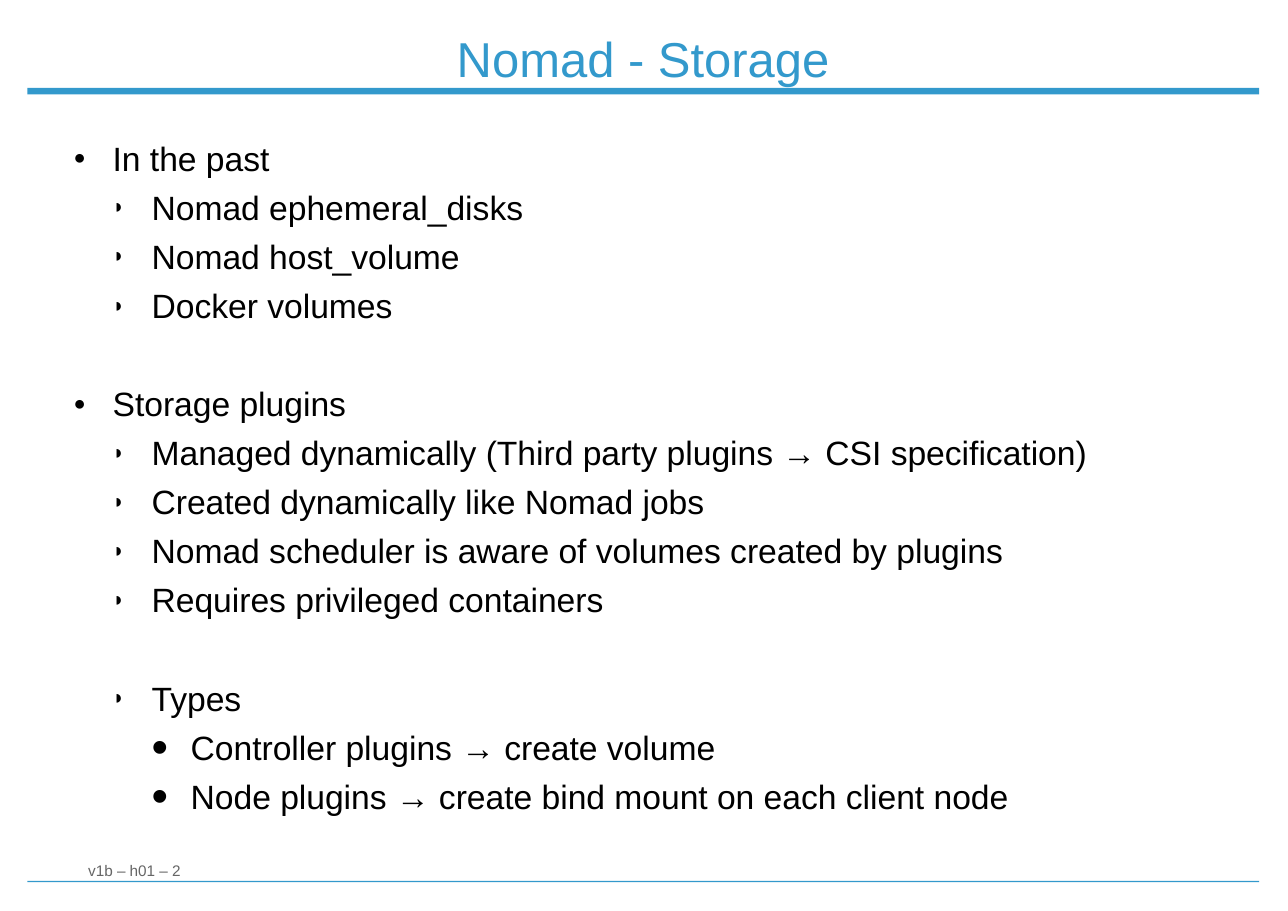
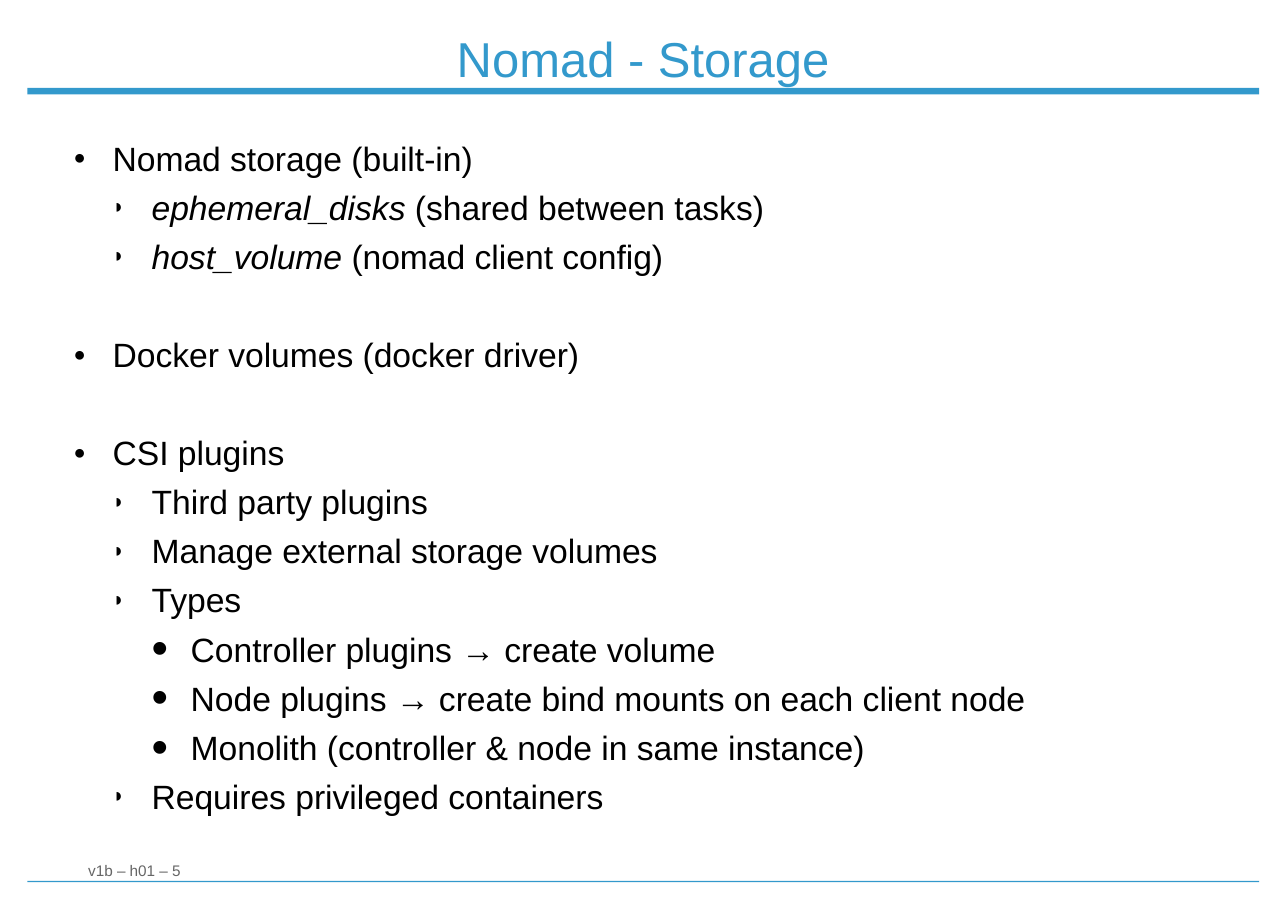
Before and after one commit to Vinclame/at-hashistack-app, a slide deck: slide 5 of presentatie.odp (slide 2 before the commit). Drawn at 1288x911 pixels with LibreOffice and Linux fonts; fonts in the diff are those of the drawing; background and template pictures are left out. Boxes give left, top, right and bottom in pixels: in the first picture for what was removed or moved away, otherwise in the second. Text is boxed around its words. In the diff, an @@ line names an element or a change of style, - is before the commit and + after.

```diff
--- a/presentatie.odp
+++ b/presentatie.odp
@@ text at [113, 146, 764, 570]: text changed @@
-● In the past
-  ◗ Nomad ephemeral_disks
-  ◗ Nomad host_volume
-  ◗ Docker volumes
-● Storage plugins
-  ◗ Managed dynamically (Third party plugins → CSI specification)
-  ◗ Created dynamically like Nomad jobs
-  ◗ Nomad scheduler is aware of volumes created by plugins
-  ◗ Requires privileged containers
+● Nomad storage (built-in)
+  ◗ ephemeral_disks (shared between tasks)
+  ◗ host_volume (nomad client config)
+● Docker volumes (docker driver)
+● CSI plugins
+  ◗ Third party plugins
+  ◗ Manage external storage volumes
@@ text at [191, 686, 1025, 767]: text changed @@
-    • Node plugins → create bind mount on each client node
+    • Node plugins → create bind mounts on each client node
+    • Monolith (controller & node in same instance)
+  ◗ Requires privileged containers
@@ page number at [88, 865, 181, 876]: text changed @@
-v1b – h01 – 2
+v1b – h01 – 5
```
Also in this commit, not shown: 1 other slide changed, 5 slides added, 3 slides removed, 6 other files.
